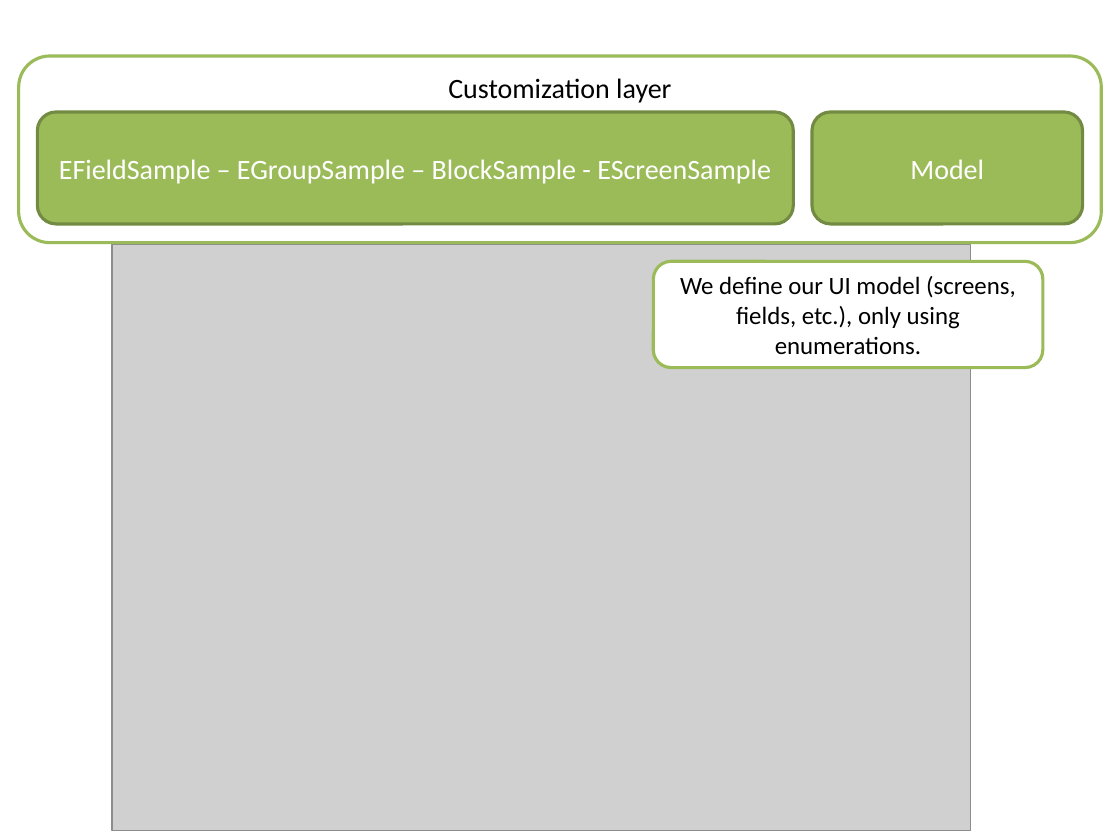
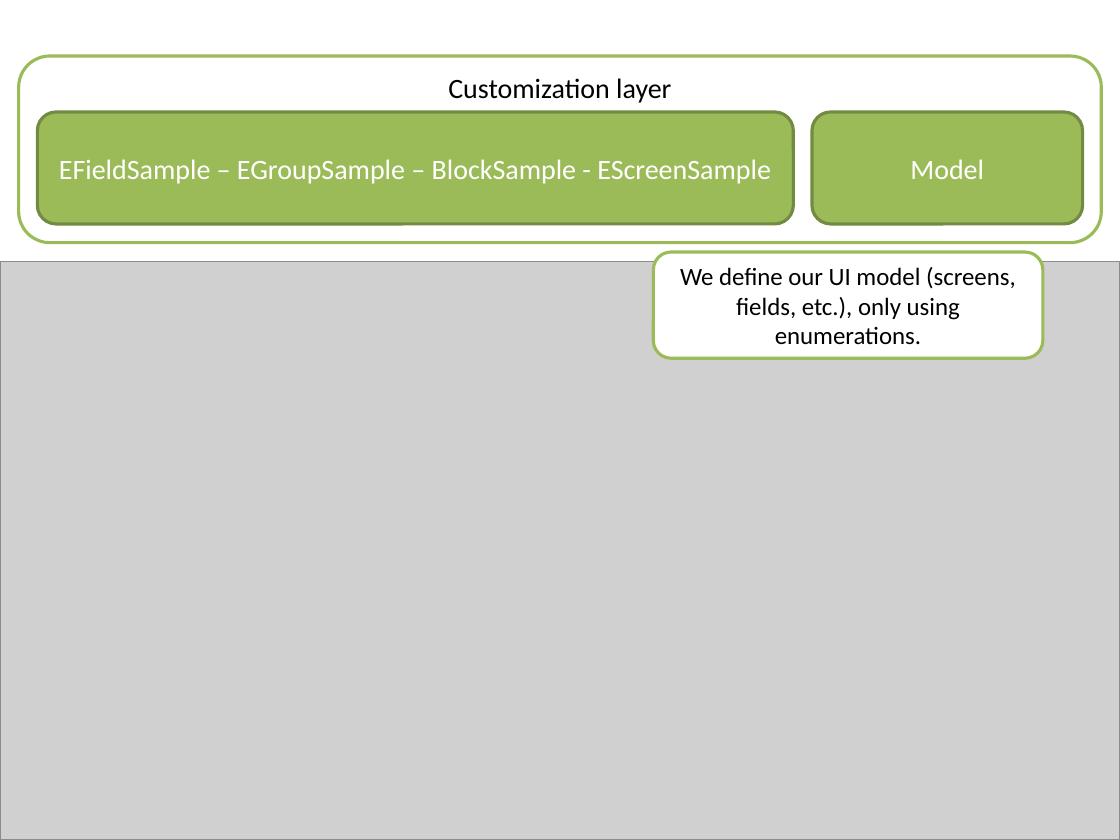
Before and after one commit to lesfurets/mdl4ui, a slide deck: slide 19 of mdl4ui-docs/mdl4ui_cg2013.pptx. Drawn at 1120x840 pixels with LibreOffice and Linux fonts; fonts in the diff are those of the drawing; grey boxes stand for pictures; background and template pictures are left out. Boxes give left, top, right and bottom in pixels: in the first picture for what was removed or moved away, otherwise in the second. Text is boxed around its words. In the diff, an @@ line names an element or a change of style, - is before the commit and + after.

```diff
--- a/mdl4ui-docs/mdl4ui_cg2013.pptx
+++ b/mdl4ui-docs/mdl4ui_cg2013.pptx
@@ picture resized from (x1=112, y1=245, x2=971, y2=831) to (x1=0, y1=261, x2=1120, y2=840) @@
@@ rounded rectangle "We define our UI model ..." moved from (x1=653, y1=261, x2=1043, y2=367) to (x1=653, y1=252, x2=1043, y2=358) @@
```
Also in this commit, not shown: 7 other slides changed.
